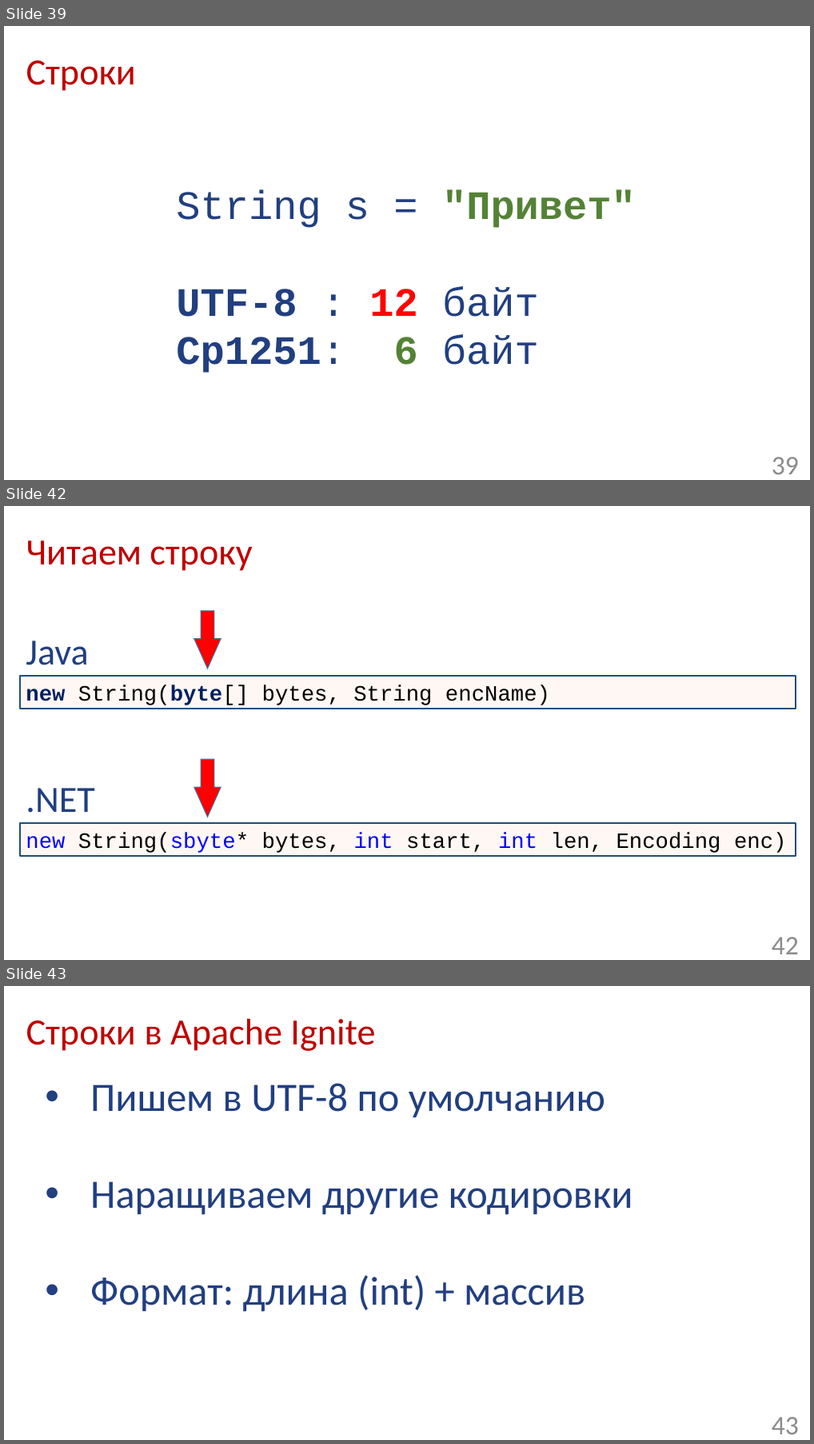
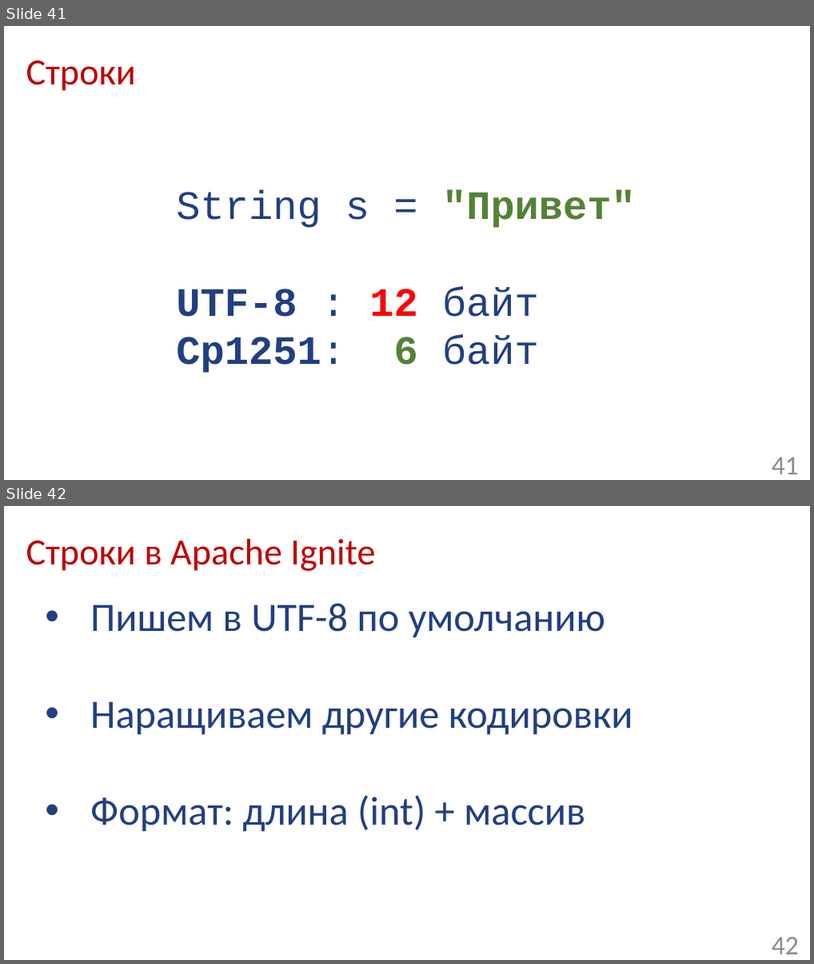
Before and after one commit to Mmuzaf/ozerov_2017_joker, a slide deck: slides/ozerov_joker2017_serialization.pptx. Shown one above the other, each under a label of ours: slides 39, 42 and 43 before the commit, slides 41 and 42 after it; the slides between them are not shown. The pictures are 814x1444 and 814x964 pixels, drawn with LibreOffice and Linux fonts; fonts in the diff are those of the drawing; background and template pictures are left out. Boxes give left, top, right and bottom in pixels: in the first picture for what was removed or moved away, otherwise in the second. Text is boxed around its words. In the diff, an @@ line names an element or a change of style, - is before the commit and + after.

```diff
--- a/slides/ozerov_joker2017_serialization.pptx
+++ b/slides/ozerov_joker2017_serialization.pptx
@@ slide 42 removed at [4,506,810,960], background picture (left out) @@
@@ title removed at [26,540,252,571] @@
-Читаем строку
@@ right arrow removed at [194,611,221,668] @@
@@ text removed at [26,640,88,665] @@
-Java
@@ rectangle removed at [20,676,796,708] @@
-new String(byte[] bytes, String encName)
@@ right arrow removed at [194,759,221,816] @@
@@ text removed at [26,788,94,812] @@
-.NET
@@ rectangle removed at [20,823,796,856] @@
-new String(sbyte* bytes, int start, int len, Encoding enc)
@@ page number removed at [772,936,799,954] @@
-42
@@ what was slide 39 is now slide 41 @@
@@ page number at [772,456,799,474]: text changed @@
-39
+41
@@ what was slide 43 is now slide 42 @@
@@ page number at [772,936,799,954]: text changed @@
-43
+42
```
Also in this commit, not shown: 11 slides changed, 3 slides added, 5 other slides removed.
